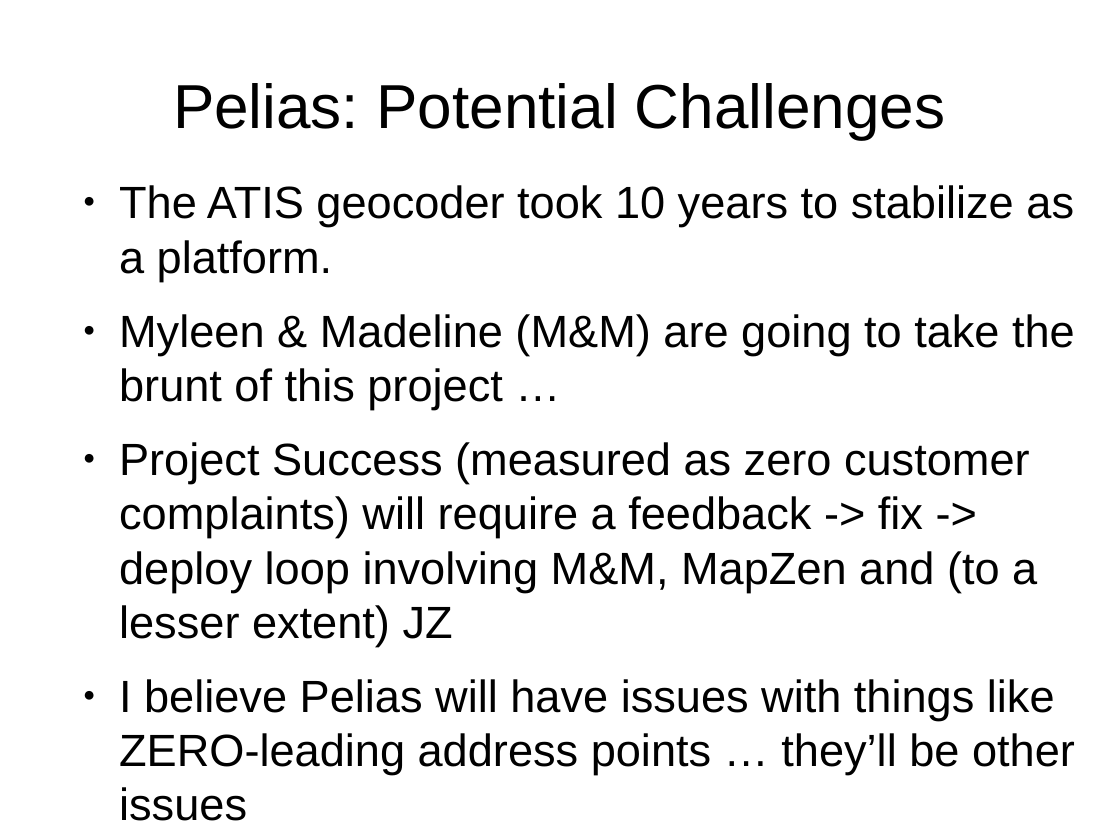
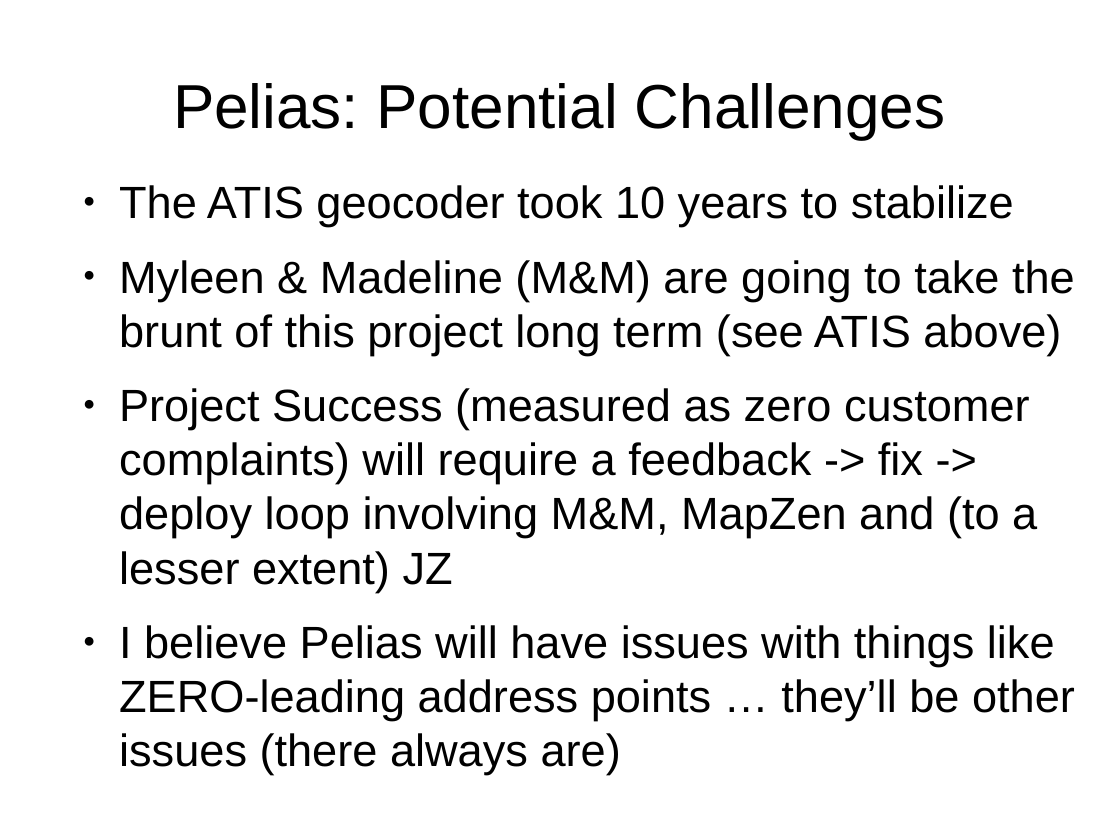
Before and after one commit to OpenTransitTools/loader, a slide deck: slide 11 of docs/trimet/GeoCoder Gaps for TriMet.odp (slide 6 before the commit). Drawn at 1120x840 pixels with LibreOffice and Linux fonts; fonts in the diff are those of the drawing. Boxes give left, top, right and bottom in pixels: in the first picture for what was removed or moved away, otherwise in the second. Text is boxed around its words. In the diff, an @@ line names an element or a change of style, - is before the commit and + after.

```diff
--- a/docs/trimet/GeoCoder Gaps for TriMet.odp
+++ b/docs/trimet/GeoCoder Gaps for TriMet.odp
@@ text at [119,185,1075,355]: text changed @@
-● The ATIS geocoder took 10 years to stabilize as a platform.
-● Myleen & Madeline (M&M) are going to take the brunt of this project …
+● The ATIS geocoder took 10 years to stabilize
+● Myleen & Madeline (M&M) are going to take the brunt of this project long term (see ATIS above)
@@ text at [119,625,1075,775]: text changed @@
-● I believe Pelias will have issues with things like ZERO-leading address points … they’ll be other issues
+● I believe Pelias will have issues with things like ZERO-leading address points … they’ll be other issues (there always are)
```
Also in this commit, not shown: 4 other slides changed, 6 slides added, 1 slide removed.
